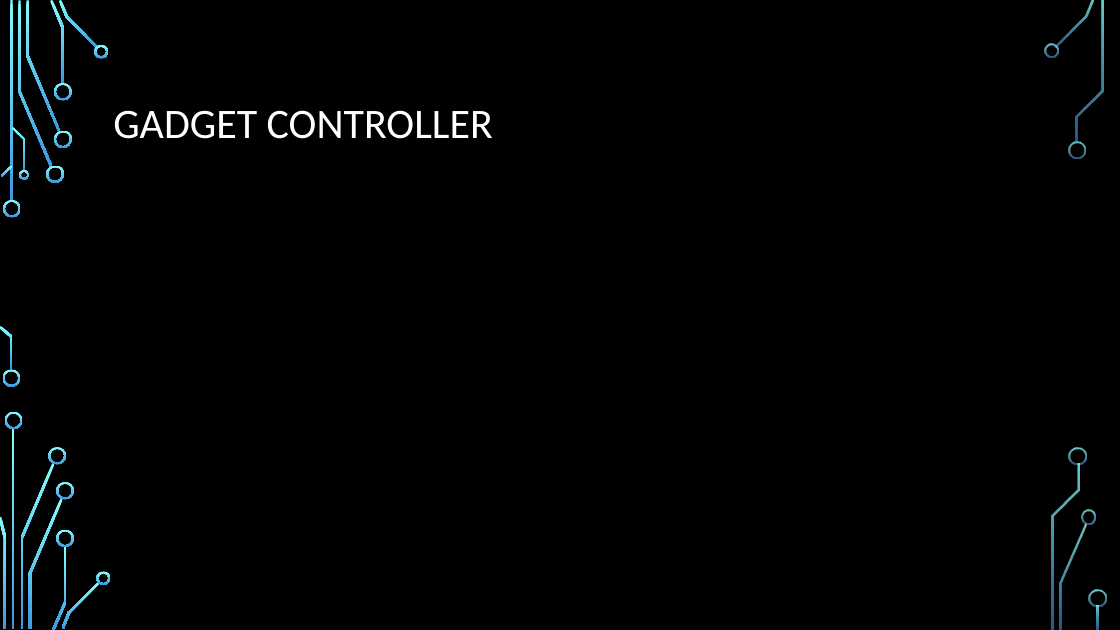
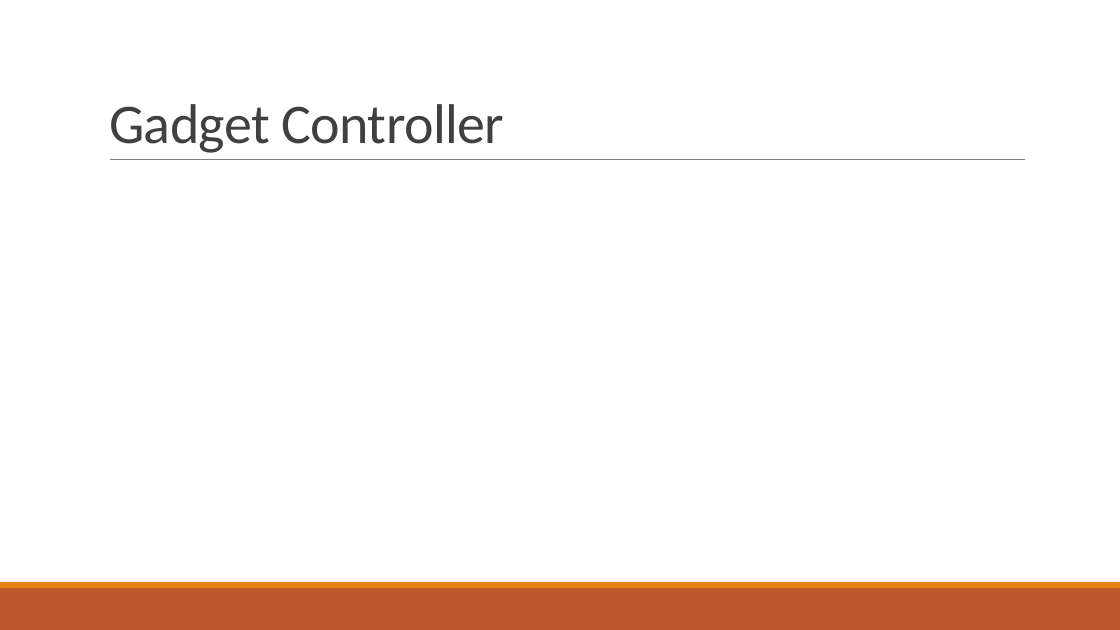
Before and after one commit to stoiveyp/DDDWales2018, a slide deck: slide 11 of Presentation/VoiceAndMore.pptx (slide 10 before the commit). Drawn at 1120x630 pixels with LibreOffice and Linux fonts; fonts in the diff are those of the drawing; background and template pictures are left out. Boxes give left, top, right and bottom in pixels: in the first picture for what was removed or moved away, otherwise in the second. Text is boxed around its words. In the diff, an @@ line names an element or a change of style, - is before the commit and + after.

```diff
--- a/Presentation/VoiceAndMore.pptx
+++ b/Presentation/VoiceAndMore.pptx
@@ background picture (left out) to #FFFFFF @@
@@ title "Gadget Controller" at box(109, 104, 504, 153): vertical alignment middle to bottom @@
@@ title at box(109, 104, 504, 153): text changed; size 36 to 48 pt; text colour #FFFFFF to #404040 @@
-GADGET CONTROLLER
+Gadget Controller
@@ line added from (110, 160) to (1026, 160), #808080 0.5 pt @@
@@ rectangle added at box(0, 588, 1120, 630), fill #BD582C @@
@@ rectangle added at box(0, 582, 1120, 588), fill #E48312 @@
@@ group removed at box(0, 0, 1107, 630): 33 freeform shapes, 3 rectangles @@
```
Also in this commit, not shown: 8 other slides changed, 4 slides added, 3 slides removed.
